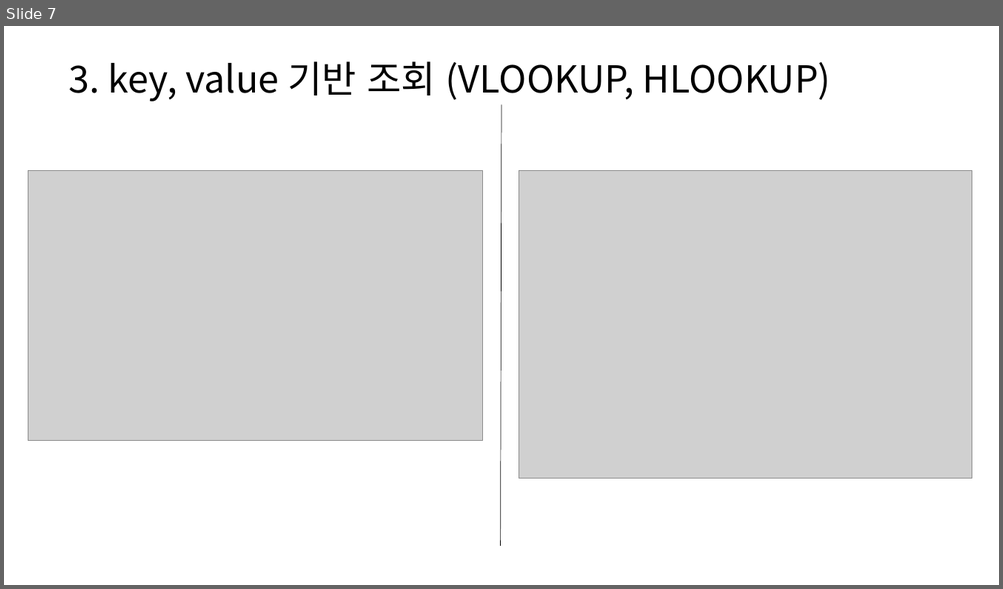
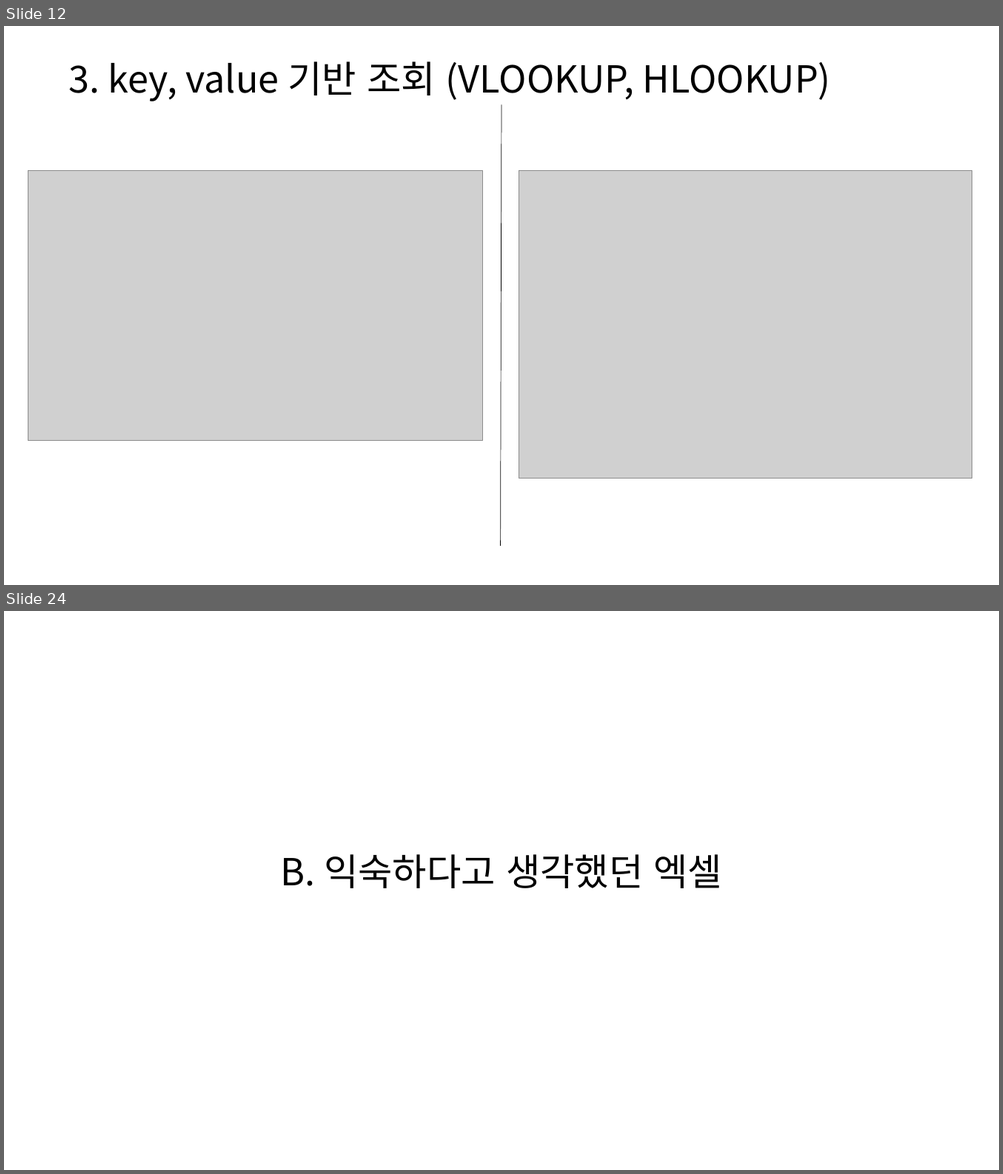
Before and after one commit to hnanmal/mkcljpt_volume, a slide deck: documentum/건축심화세미나(2022)/이벤트 특강/파이썬 모양만 다른 엑셀.pptx. Shown one above the other, each under a label of ours: slide 7 before the commit, slides 12 and 24 after it; the slides between them are not shown. The pictures are 1003x589 and 1003x1174 pixels, drawn with LibreOffice and Linux fonts; fonts in the diff are those of the drawing; grey boxes stand for pictures. Boxes give left, top, right and bottom in pixels: in the first picture for what was removed or moved away, otherwise in the second. Text is boxed around its words. In the diff, an @@ line names an element or a change of style, - is before the commit and + after.

```diff
--- a/documentum/건축심화세미나(2022)/이벤트 특강/파이썬 모양만 다른 엑셀.pptx
+++ b/documentum/건축심화세미나(2022)/이벤트 특강/파이썬 모양만 다른 엑셀.pptx
@@ slide 24 added at bbox=[4, 611, 999, 1170], background #FFFFFF @@
@@ text added at bbox=[281, 854, 723, 889], 36 pt, text #000000 @@
+B. 익숙하다고 생각했던 엑셀
@@ what was slide 7 is now slide 12 @@
```
Also in this commit, not shown: 4 slides changed, 17 other slides added, 5 slides removed, 1 other file.
